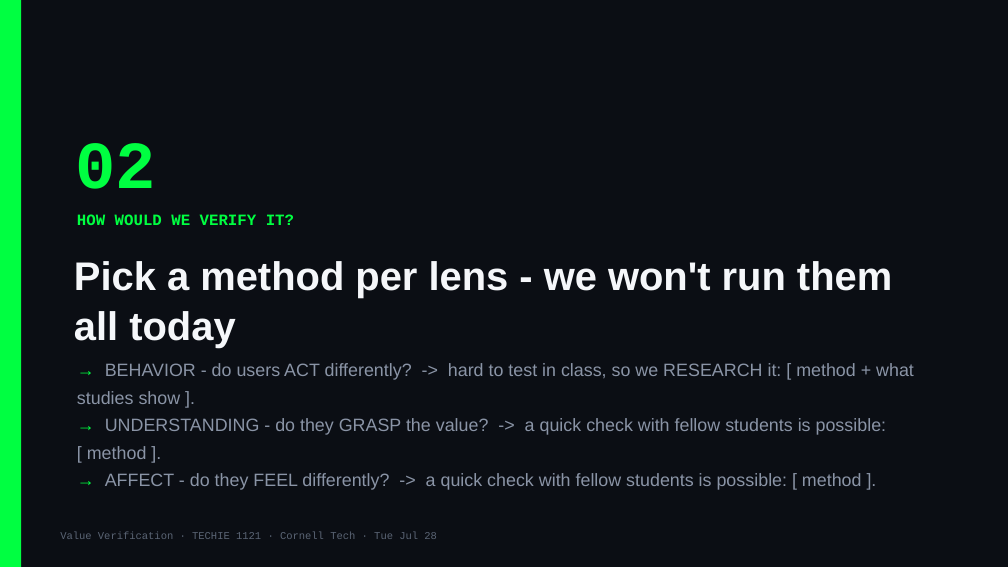
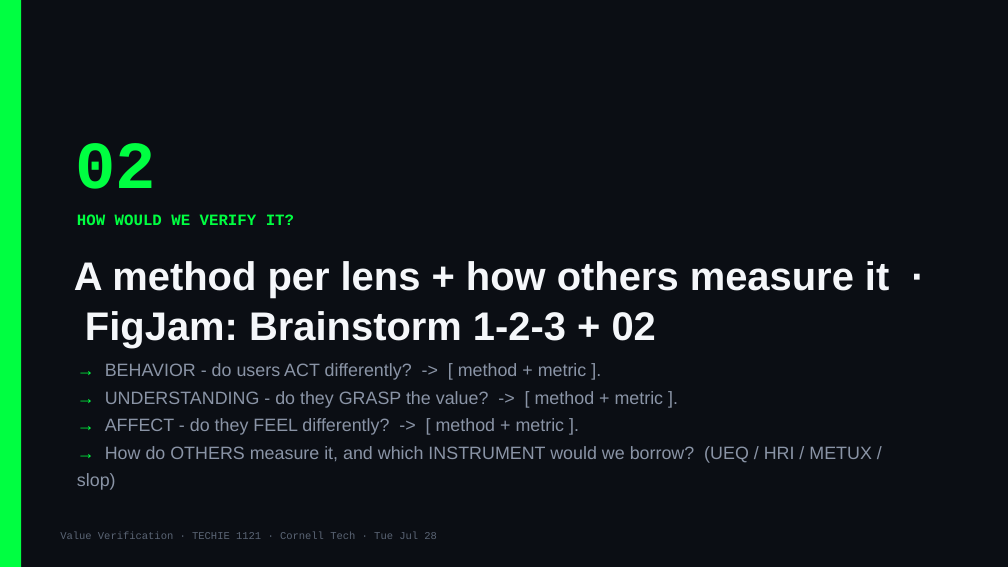
Before and after one commit to Cornell-Tech-Vibe-Coding-Summer-2026/website, a slide deck: slide 4 of slides/team-decks/Week3-Tue-guantanamo-bay-wendys.pptx. Drawn at 1008x567 pixels with LibreOffice and Linux fonts; fonts in the diff are those of the drawing. Boxes give left, top, right and bottom in pixels: in the first picture for what was removed or moved away, otherwise in the second. Text is boxed around its words. In the diff, an @@ line names an element or a change of style, - is before the commit and + after.

```diff
--- a/slides/team-decks/Week3-Tue-guantanamo-bay-wendys.pptx
+++ b/slides/team-decks/Week3-Tue-guantanamo-bay-wendys.pptx
@@ text at box(74, 261, 889, 348): text changed @@
-Pick a method per lens - we won't run them all today
+A method per lens + how others measure it · FigJam: Brainstorm 1-2-3 + 02
@@ text at box(77, 363, 872, 490): text changed @@
-→ BEHAVIOR - do users ACT differently? -> hard to test in class, so we RESEARCH it: [ method + what studies show ].
-→ UNDERSTANDING - do they GRASP the value? -> a quick check with fellow students is possible: [ method ].
-→ AFFECT - do they FEEL differently? -> a quick check with fellow students is possible: [ method ].
+→ BEHAVIOR - do users ACT differently? -> [ method + metric ].
+→ UNDERSTANDING - do they GRASP the value? -> [ method + metric ].
+→ AFFECT - do they FEEL differently? -> [ method + metric ].
+→ How do OTHERS measure it, and which INSTRUMENT would we borrow? (UEQ / HRI / METUX / slop)
```
Also in this commit, not shown: 8 other slides changed, 1 slide added, 8 other files.
